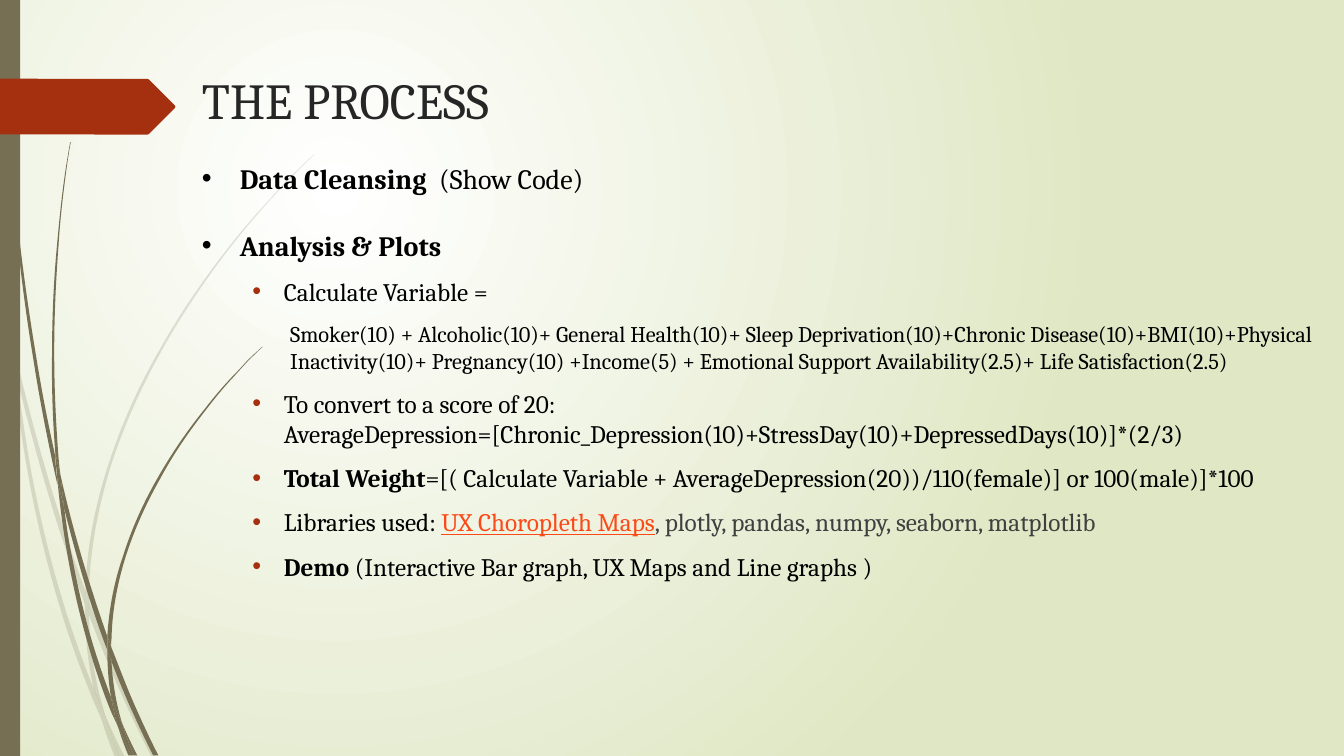
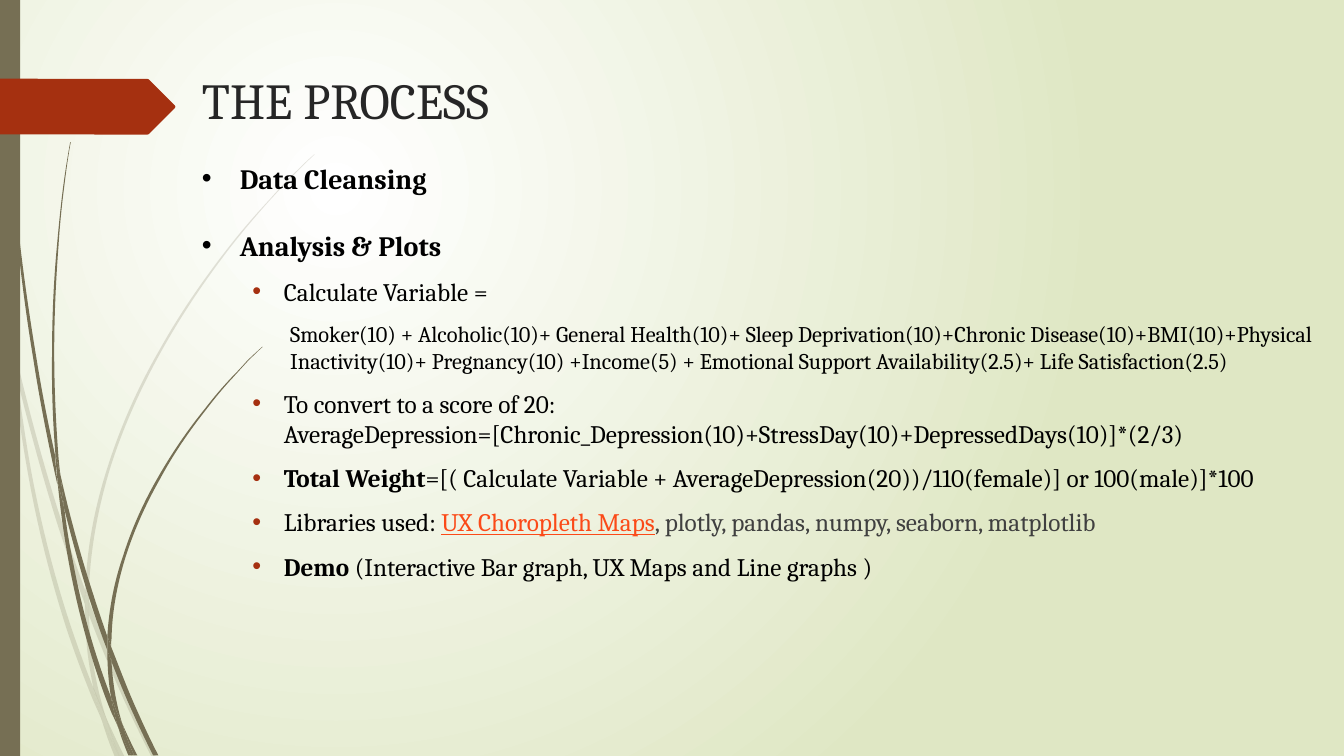
Before and after one commit to arunasunder/Team1_MentalHealth, a slide deck: slide 16 of Team1_MentalHealthAnalysis.pptx. Drawn at 1344x756 pixels with LibreOffice and Linux fonts; fonts in the diff are those of the drawing. Boxes give left, top, right and bottom in pixels: in the first picture for what was removed or moved away, otherwise in the second. Text is boxed around its words. In the diff, an @@ line names an element or a change of style, - is before the commit and + after.

```diff
--- a/Team1_MentalHealthAnalysis.pptx
+++ b/Team1_MentalHealthAnalysis.pptx
@@ text at [240,169,426,195]: text changed @@
-• Data Cleansing (Show Code)
+• Data Cleansing
```
Also in this commit, not shown: 5 other files.
